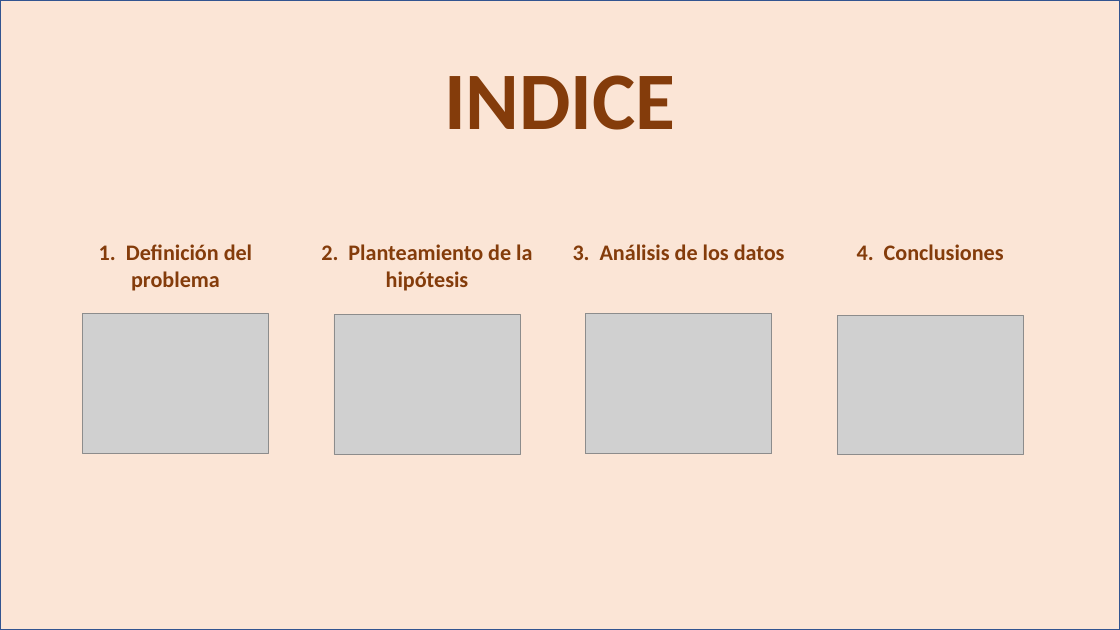
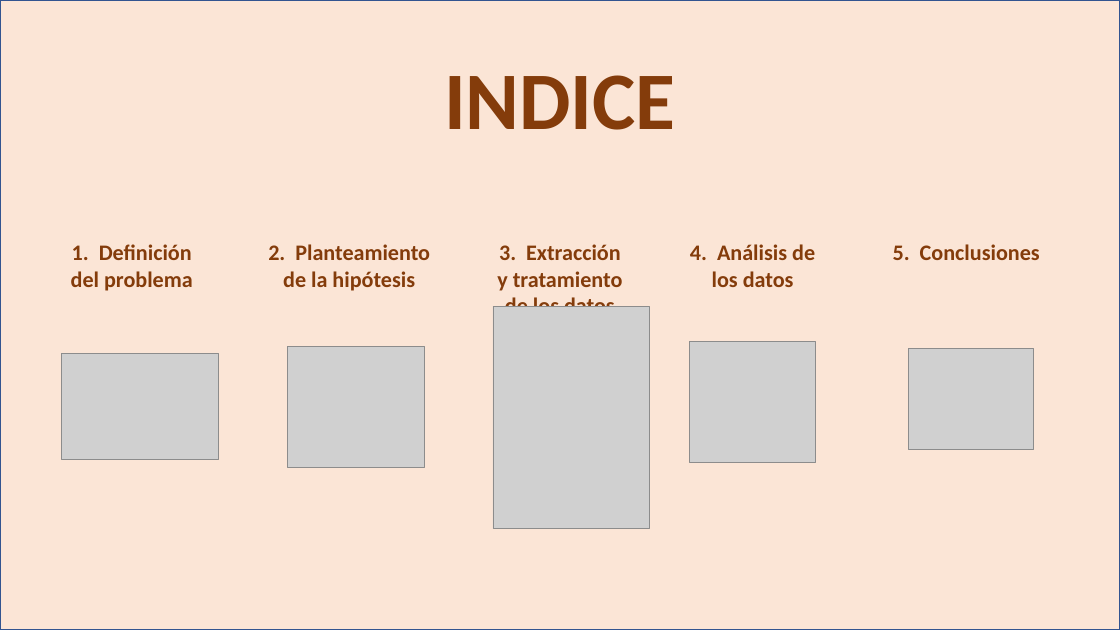
Before and after one commit to JavierPasAg/EDA_Tematica_del_proyecto, a slide deck: slide 2 of PPT.pptx. Drawn at 1120x630 pixels with LibreOffice and Linux fonts; fonts in the diff are those of the drawing; grey boxes stand for pictures. Boxes give left, top, right and bottom in pixels: in the first picture for what was removed or moved away, otherwise in the second. Text is boxed around its words. In the diff, an @@ line names an element or a change of style, - is before the commit and + after.

```diff
--- a/PPT.pptx
+++ b/PPT.pptx
@@ text "1. Definición del problema" rewrapped from bbox=[99, 244, 252, 291] to bbox=[71, 244, 193, 291] @@
@@ text "2. Planteamiento de la hipótesis" rewrapped from bbox=[321, 244, 532, 291] to bbox=[268, 244, 430, 291] @@
@@ text at bbox=[497, 244, 623, 307]: text changed @@
-3. Análisis de los datos
+3. Extracción y tratamiento de los datos
@@ text added at bbox=[690, 244, 815, 287], 19 pt, text #843C0B, bold @@
+4. Análisis de los datos
@@ text at bbox=[893, 244, 1040, 260]: text changed @@
-4. Conclusiones
+5. Conclusiones
@@ picture added at bbox=[493, 307, 649, 529] @@
@@ picture removed at bbox=[586, 313, 772, 454] @@
@@ picture: place and size @@
-picture at bbox=[82, 314, 269, 455]
+picture at bbox=[61, 354, 219, 460]
@@ picture: place and size @@
-picture at bbox=[334, 314, 521, 455]
+picture at bbox=[287, 346, 424, 467]
@@ picture: place and size @@
-picture at bbox=[586, 314, 772, 455]
+picture at bbox=[690, 341, 816, 462]
@@ picture: place and size @@
-picture at bbox=[838, 315, 1024, 455]
+picture at bbox=[908, 349, 1034, 450]
```
Also in this commit, not shown: 6 other slides changed, 1 slide added, 1 slide removed.
